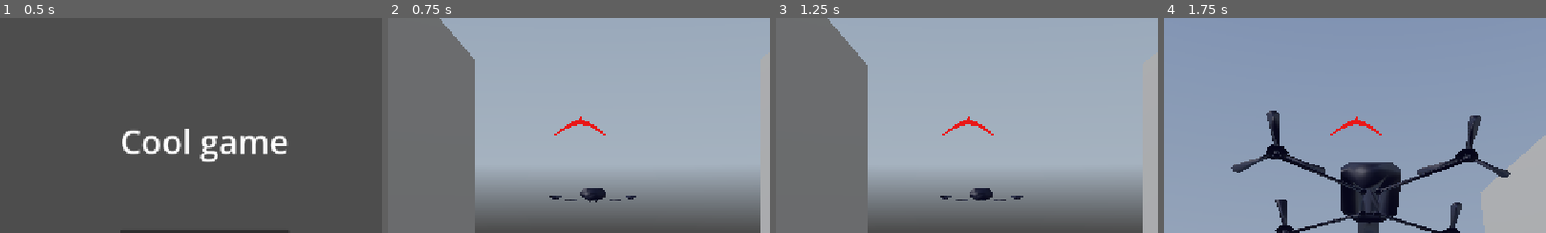
Above: before the commit, frames 1-4 (left to right).
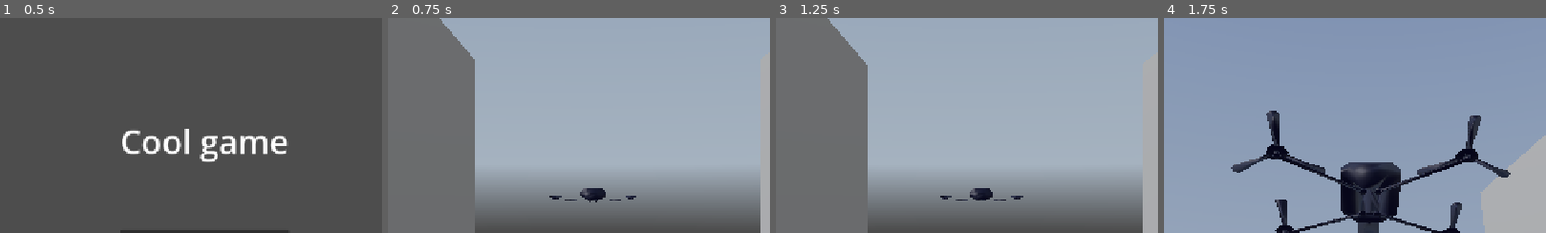
Above: after the commit, the same moments.

Repository: Apmds/operation-spin
Game: Godot game, scene res://src/menus/main_menu.tscn
Two runs of this game, one before a commit and one after it. Both use one fixed random seed, a clock stepped at 60 frames per second and the inputs below. A sky picture missing from this copy of the repository is replaced by a grey-blue gradient.
Inputs (mouse positions are % of the whole screen's width and height, from its top left):
- Up to frame 1 (0.5 s): no input
- Up to frame 2 (0.75 s): click "play" at 0.5 s
- Up to frame 3 (1.25 s): no input
- Up to frame 4 (1.75 s): tap Enter (ui_accept) at 1.25, 1.52 s; move the mouse to (55, 50) at 1.27 s; hold Up (move_forward) from 1.28 s (still down); hold Shift (boost) from 1.28 s (still down); click (55, 50) at 1.42 s
The pictures show only the part of the screen within x 23-73%, y 8-58%; the shares and areas given below are measured in that part.

Frame 1 is identical in both runs. In frame 2, 0.2% of the frame differs, in the area x 43-57%, y 45-55%; in frame 3, 0.2%; in frame 4, 0.2%.

Commit message:
danger ring appearing (kinda)

Diff:
--- a/src/drone/drone.gd
+++ b/src/drone/drone.gd
@@ -49,6 +49,8 @@
 signal boost_changed(status: bool)
 signal fans_changed(status: bool)
 signal mode_changed(mode: FlightMode)
+
+@warning_ignore("unused_signal")
 signal died
 
 var starting_sound = preload("res://assets/sound_efects/starting_drone.wav")
--- a/src/levels/level.gd
+++ b/src/levels/level.gd
@@ -34,12 +34,14 @@
 
 	func add():
 		self.danger_list_control.add_child(indicator_in_scene)
+		self.danger_list_control.add_child(self.death_timer)
 
 	func shadow():
 		self.death_timer.start()
 
 	func remove():
 		self.danger_list_control.remove_child(indicator_in_scene)
+		self.danger_list_control.remove_child(self.death_timer)
 
 	func update():
 		var percentage_done = 1- (self.death_timer.time_left / self.death_timer.wait_time)
@@ -115,13 +117,18 @@
 	get_tree().change_scene_to_file("res://src/menus/end_menu.tscn")
 
 func _on_danger_sensed(obj: DangerObject) -> void:
-	danger_indicators.append(DangerIndicator.new(obj, make_danger_indicator_rect(), ui_danger_indicator_control))
+	var indicator: DangerIndicator = DangerIndicator.new(obj, make_danger_indicator_rect(), ui_danger_indicator_control)
+	danger_indicators.append(indicator)
+
+	indicator.add()
 
 func _on_danger_stopped(obj: DangerObject) -> void:
 	var find_func: Callable = func (ind: DangerIndicator) -> bool:
 		return ind.object == obj
 
 	var rem_pos: int = danger_indicators.find_custom(find_func)
+	if rem_pos == -1: # Ignore edge case (hack but works)
+		return
 
 	# Start hiding the indicator
 	var indicator: DangerIndicator = danger_indicators[rem_pos]
--- a/src/noise_sensor/noise_sensor.gd
+++ b/src/noise_sensor/noise_sensor.gd
@@ -1,4 +1,4 @@
-extends Node3D
+class_name NoiseSensor extends DangerObject
 
 @onready var animation_player: AnimationPlayer = $AnimationPlayer
 @onready var audio_player: AudioStreamPlayer3D = AudioStreamPlayer3D.new()
--- a/src/objects/danger_object.gd
+++ b/src/objects/danger_object.gd
@@ -1,4 +1,7 @@
 class_name DangerObject extends Node3D
 
+@warning_ignore("unused_signal")
 signal sense_danger(this: DangerObject)
+
+@warning_ignore("unused_signal")
 signal danger_stopeed(this: DangerObject)
--- a/src/security_camera/security_camera.gd
+++ b/src/security_camera/security_camera.gd
@@ -1,4 +1,4 @@
-class_name SecurityCamera extends Node3D
+class_name SecurityCamera extends DangerObject
 
 @onready var camera_stand_mesh: MeshInstance3D = $CameraMesh/Stand
 @onready var camera_camera_mesh: MeshInstance3D = $CameraMesh/Camera
@@ -22,6 +22,9 @@
 func resume_default() -> void:
 	focused_object = null
 
+func senses_danger() -> bool:
+	return focused_object != null
+
 func point_to(obj: Node3D, weight: float) -> void:
 	var a = camera_camera_mesh.basis.slerp(basis_looking_at(position, obj.position), weight)
 
@@ -38,13 +41,18 @@
 			point_to(focused_object, focus_rotation_speed*delta)
 			if timer.is_stopped():
 				timer.start()
+				sense_danger.emit(self)
 	else:
 		timer.stop()
+		danger_stopeed.emit(self)
 
 func _on_detection_area_body_entered(body: Node3D) -> void:
 	focused_object = body
 
 func _on_detection_area_body_exited(_body: Node3D) -> void:
+	if senses_danger():
+		danger_stopeed.emit(self)
+
 	resume_default()
 	timer.stop()
 
--- a/src/test_scene.tscn
+++ b/src/test_scene.tscn
@@ -101,6 +101,7 @@
 grow_horizontal = 2
 grow_vertical = 2
 mouse_filter = 2
+mouse_behavior_recursive = 2
 
 [node name="Mode status" type="Label" parent="UI" unique_id=453791101]
 layout_mode = 0
@@ -166,8 +167,10 @@
 offset_bottom = 20.0
 grow_horizontal = 2
 grow_vertical = 2
+mouse_filter = 2
 
 [node name="Danger Indicator" type="TextureRect" parent="UI/Danger Indicators" unique_id=1213978080]
+visible = false
 texture_filter = 1
 layout_mode = 0
 offset_left = -32.0
